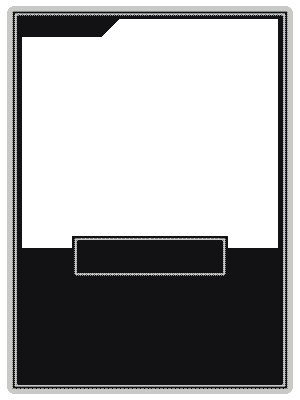
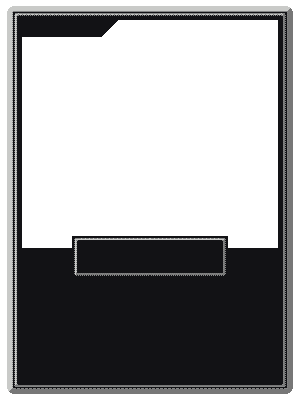
Layered file, before and after one edit (300 x 400). Changes by layer:
painted on "레이어 2" over [9, 8, 293, 394]
